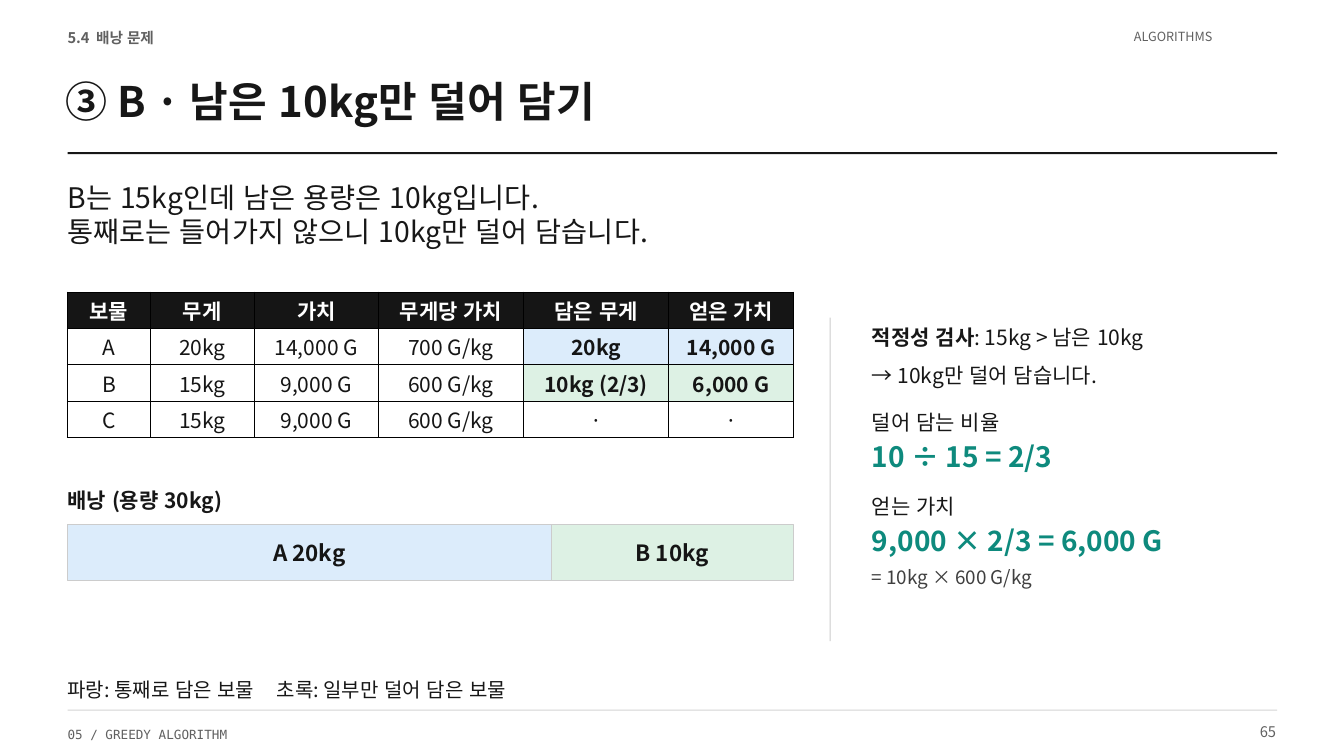
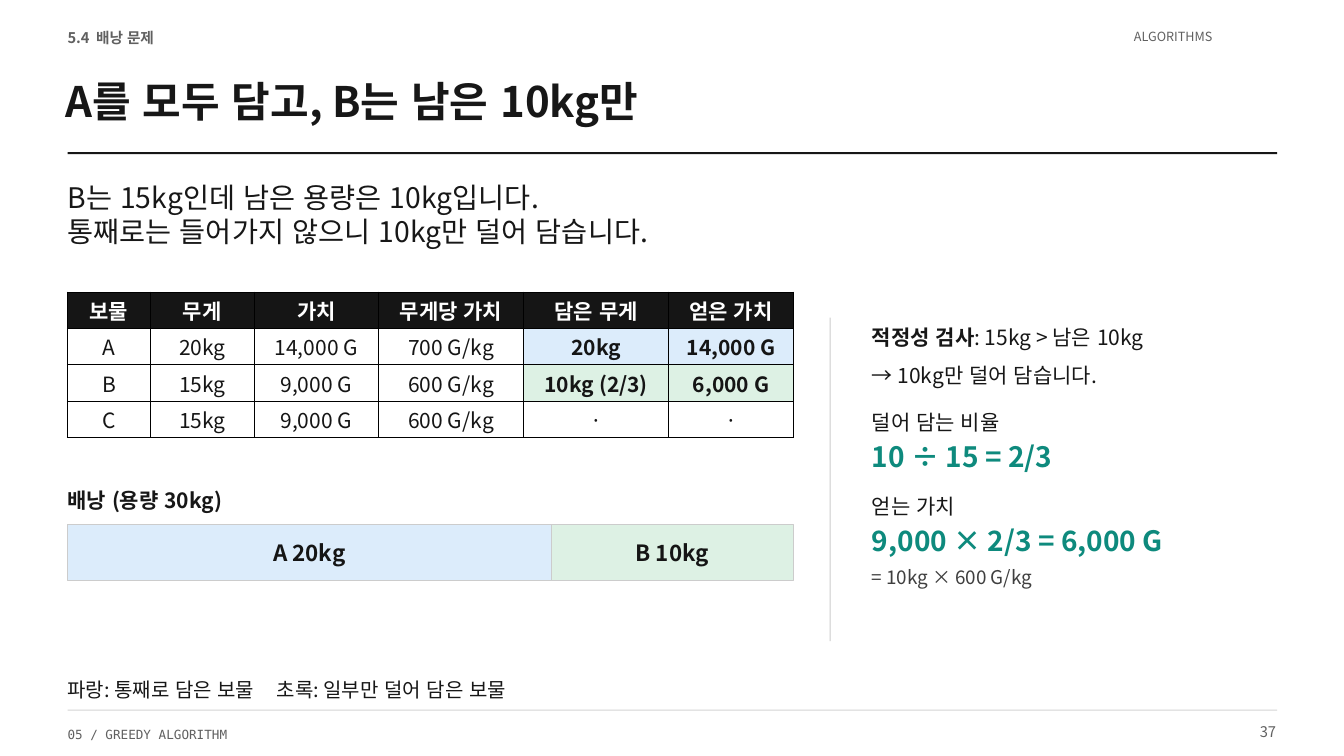
Before and after one commit to Sangdon-Park/Sangdon-Park.github.io, a slide deck: slide 37 of data/알고리즘/5장_그리디_알고리즘.pptx (slide 65 before the commit). Drawn at 1344x756 pixels with LibreOffice and Linux fonts; fonts in the diff are those of the drawing. Boxes give left, top, right and bottom in pixels: in the first picture for what was removed or moved away, otherwise in the second. Text is boxed around its words. In the diff, an @@ line names an element or a change of style, - is before the commit and + after.

```diff
--- a/data/알고리즘/5장_그리디_알고리즘.pptx
+++ b/data/알고리즘/5장_그리디_알고리즘.pptx
@@ text at (x1=66, y1=81, x2=638, y2=128): text changed @@
-③ B · 남은 10kg만 덜어 담기
+A를 모두 담고, B는 남은 10kg만
@@ text at (x1=1260, y1=726, x2=1276, y2=737): text changed @@
-65
+37
```
Also in this commit, not shown: 67 other slides changed, 6 slides added, 128 slides removed, 5 other files.
